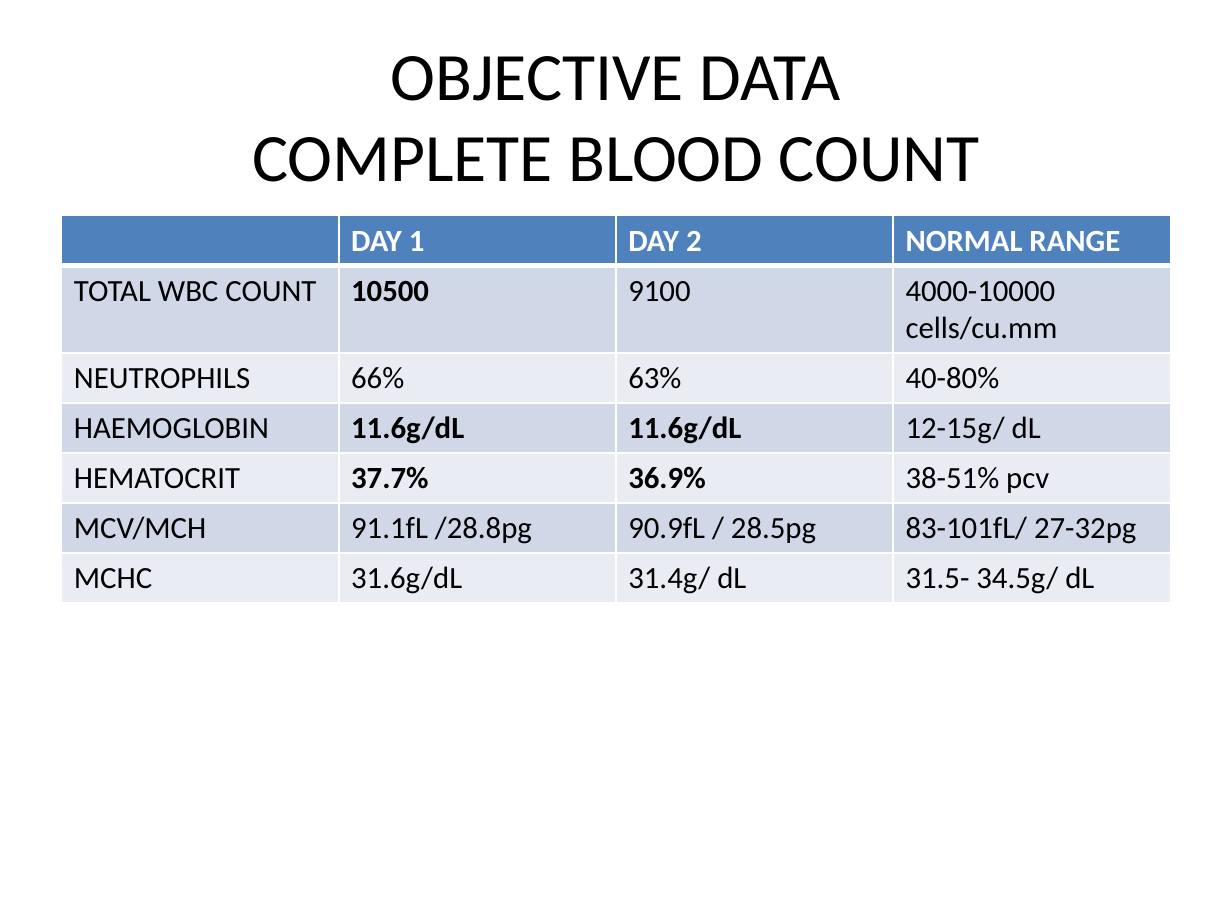
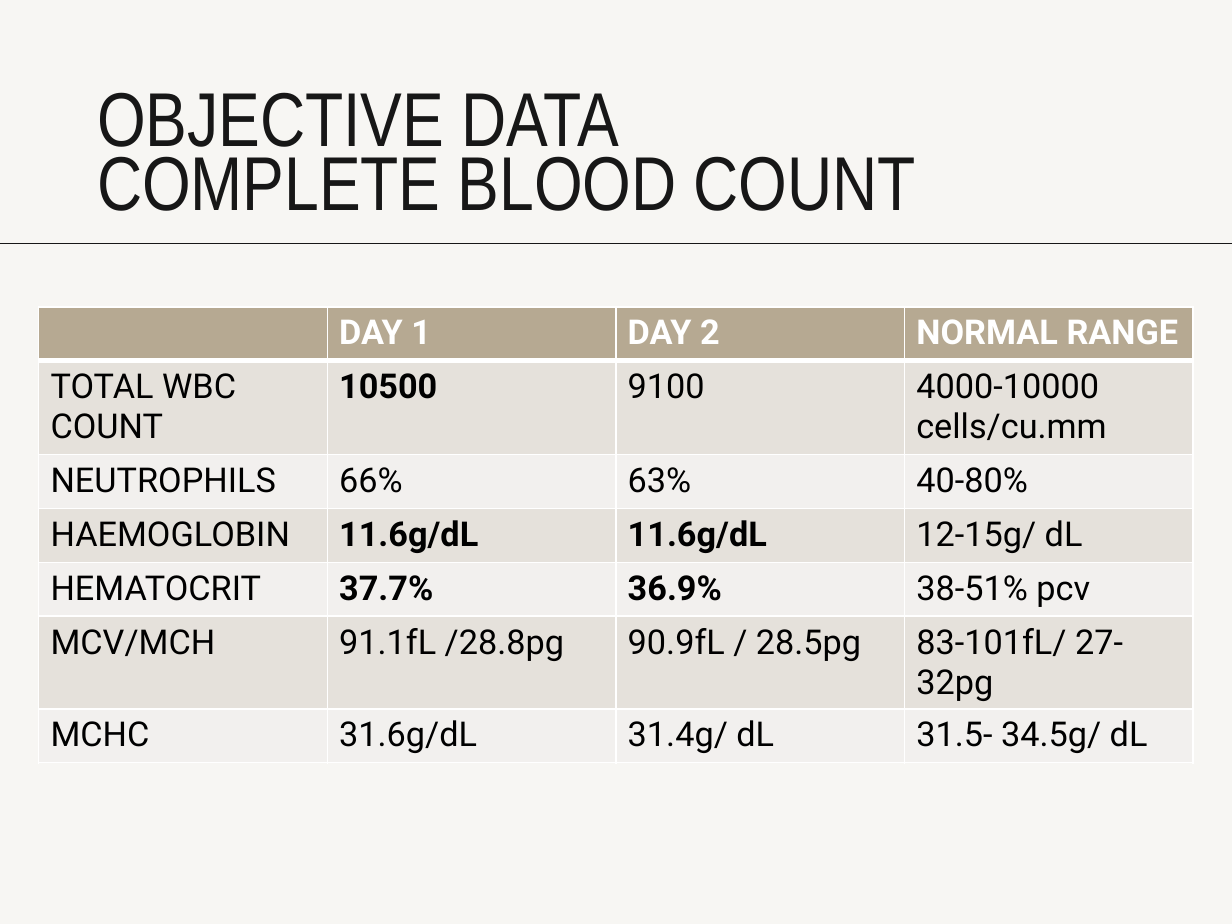
Before and after one commit to VarunSaiSanne/personal, a slide deck: slide 14 of demo.pptx. Drawn at 1232x924 pixels with LibreOffice and Linux fonts; fonts in the diff are those of the drawing. Boxes give left, top, right and bottom in pixels: in the first picture for what was removed or moved away, otherwise in the second. Text is boxed around its words. In the diff, an @@ line names an element or a change of style, - is before the commit and + after.

```diff
--- a/demo.pptx
+++ b/demo.pptx
@@ background #FFFFFF to #F7F6F3 @@
@@ title "OBJECTIVE DATA COMPLETE BLOOD COUNT": place and size @@
-title "OBJECTIVE DATA COMPLETE BLOOD COUNT" at [252,56,980,182]
+title "OBJECTIVE DATA COMPLETE BLOOD COUNT" at [97,92,916,211]
@@ title "OBJECTIVE DATA COMPLETE BLOOD COUNT" at [97,92,916,211]: size 39.6 to 44.5 pt, font Calibri to Arial Narrow, text colour #000000 to #171717; alignment centre to left; line spacing 1 to 0.7; vertical alignment middle to bottom @@
@@ line added from (0, 243) to (1232, 243), #171717 0.75 pt @@
@@ table at [38,307,1191,765] @@
@@ fill #4F81BD to #B6A992 in row 1 @@
@@ fill #D0D8E8 to #E5E2DC in 12 cells @@
@@ fill #E9EDF4 to #F3F1EE in 12 cells @@
@@ size 18 to 20 pt, font Calibri to Roboto @@
@@ table: place and size @@
-table at [62,216,1170,598]
+table at [38,307,1191,765]
```
Also in this commit, not shown: 16 other slides changed, 15 slides added.
